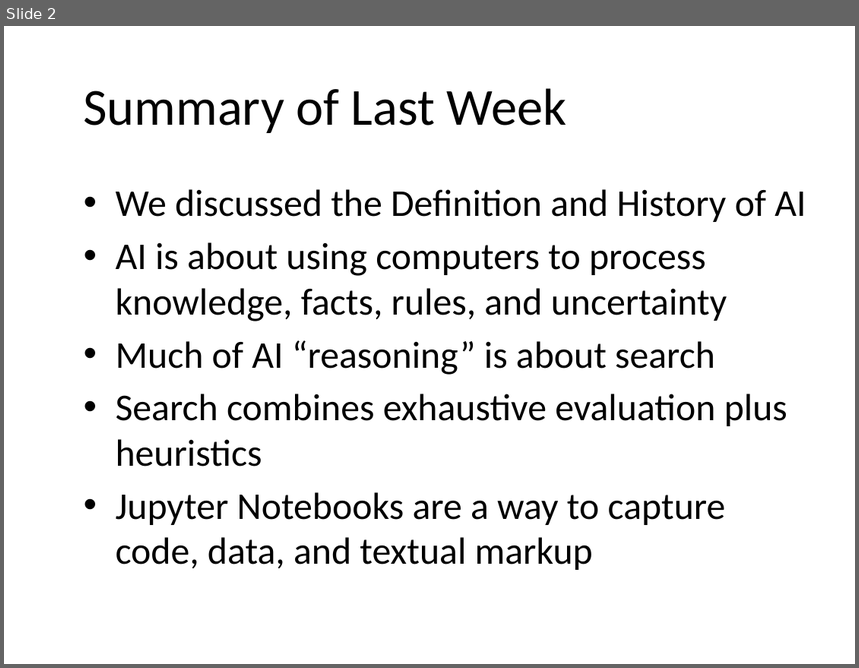
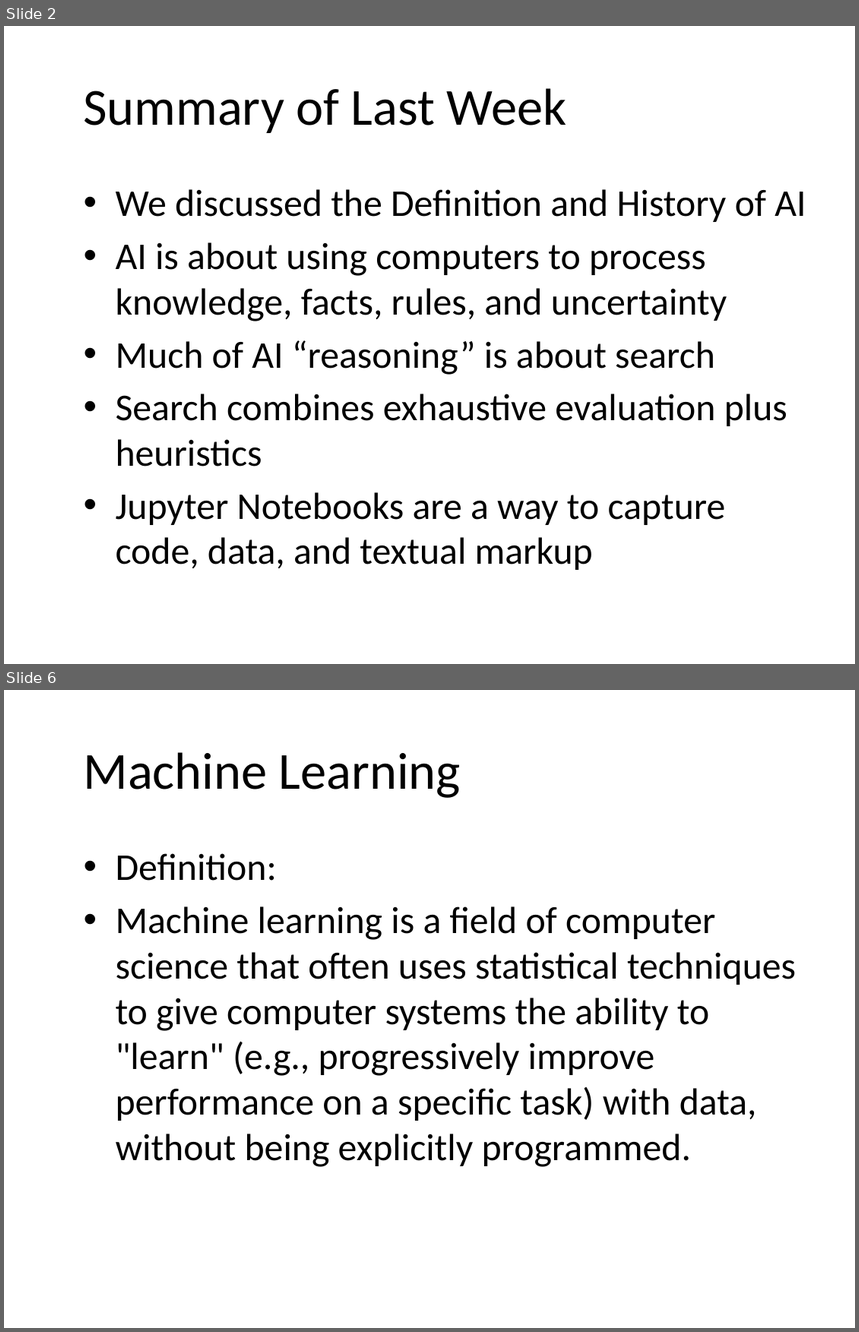
Before and after one commit to JeffRisberg/PythonNotebooksForAI, a slide deck: Documents/60-Introduction.pptx. Shown one above the other, each under a label of ours: slide 2 before the commit, slides 2 and 6 after it; the slides between them are not shown. The pictures are 859x668 and 859x1332 pixels, drawn with LibreOffice and Linux fonts; fonts in the diff are those of the drawing; background and template pictures are left out. Boxes give left, top, right and bottom in pixels: in the first picture for what was removed or moved away, otherwise in the second. Text is boxed around its words. In the diff, an @@ line names an element or a change of style, - is before the commit and + after.

```diff
--- a/Documents/60-Introduction.pptx
+++ b/Documents/60-Introduction.pptx
@@ slide 6 added at (4, 690, 855, 1328), background picture (left out) @@
@@ title added at (84, 752, 461, 798), 44 pt, text #000000 @@
+Machine Learning
@@ text added at (116, 853, 796, 1167), 32 pt, text #000000 @@
+• Definition:
+• Machine learning is a field of computer science that often uses statistical techniques to give computer systems the ability to "learn" (e.g., progressively improve performance on a specific task) with data, without being explicitly programmed.
```
Also in this commit, not shown: 1 slide changed, 13 other slides added, 2 other files.
